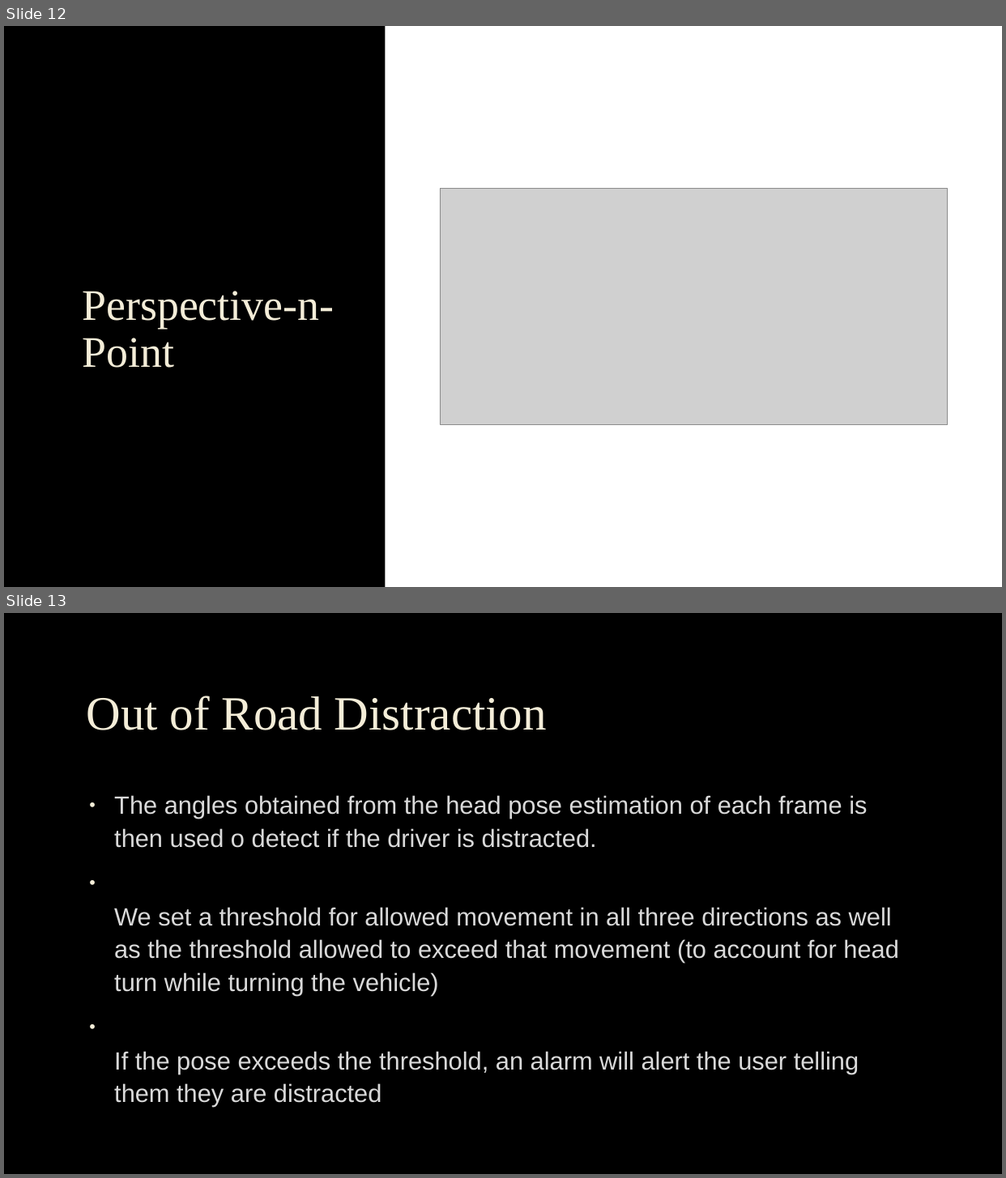
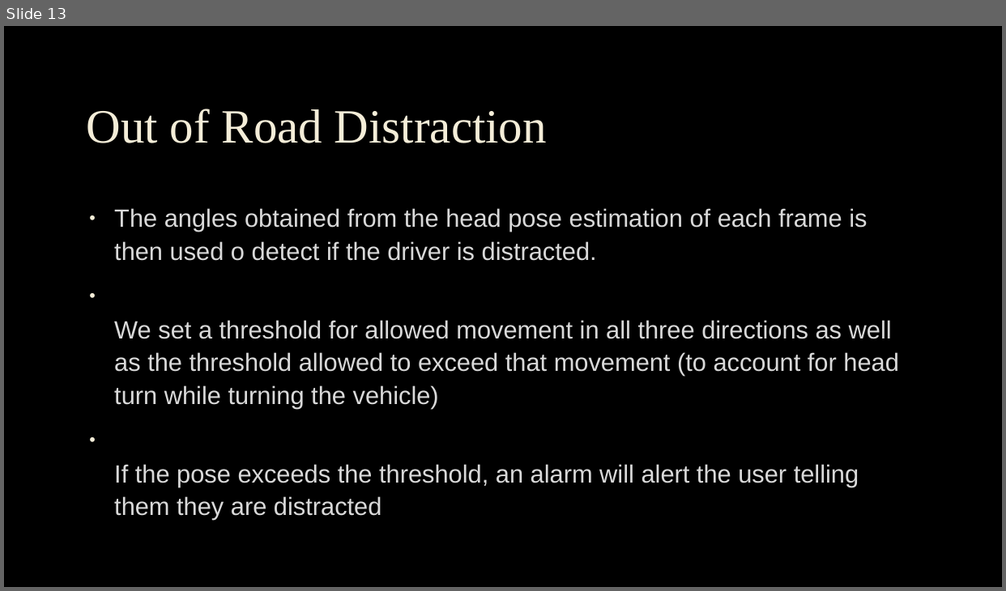
Before and after one commit to wfeng66/Machine-Learning, a slide deck: CUNY_ComputerVision_CSC74030/DriverDistraction/DriverDistractionDetector.pptx. Shown one above the other, each under a label of ours: slides 12 and 13 before the commit, slide 13 after it. The pictures are 1006x1178 and 1006x591 pixels, drawn with LibreOffice and Linux fonts; fonts in the diff are those of the drawing; grey boxes stand for pictures; background and template pictures are left out. Boxes give left, top, right and bottom in pixels: in the first picture for what was removed or moved away, otherwise in the second. Text is boxed around its words. In the diff, an @@ line names an element or a change of style, - is before the commit and + after.

```diff
--- a/CUNY_ComputerVision_CSC74030/DriverDistraction/DriverDistractionDetector.pptx
+++ b/CUNY_ComputerVision_CSC74030/DriverDistraction/DriverDistractionDetector.pptx
@@ slide 12 removed at <box>4,26,1002,587</box>, background picture (left out) @@
@@ rectangle removed at <box>385,26,1002,587</box> @@
@@ picture removed at <box>440,189,948,425</box> @@
@@ title removed at <box>82,291,334,368</box> @@
-Perspective-n-Point
```
Also in this commit, not shown: 3 slides changed, 1 slide added, 11 other files.
